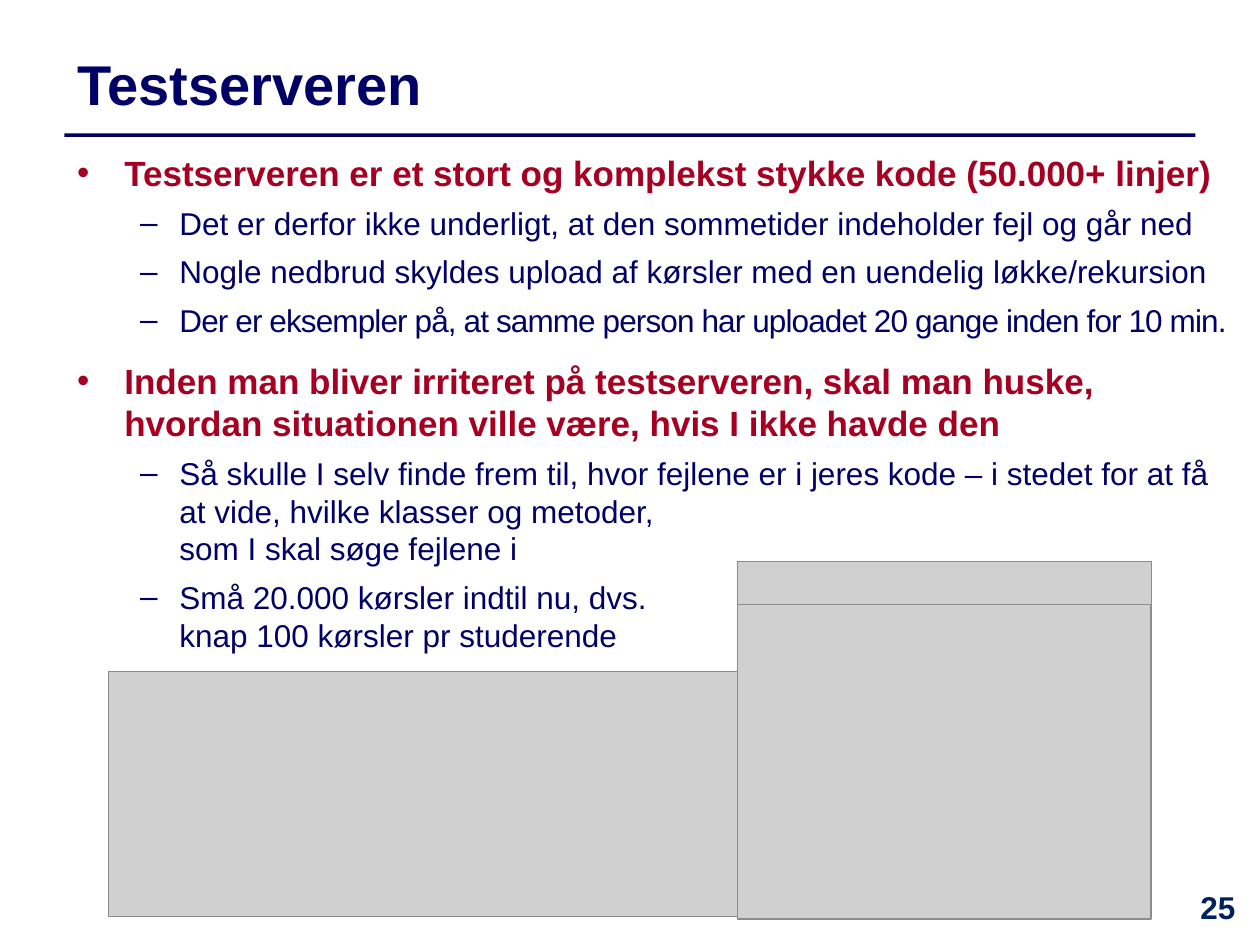
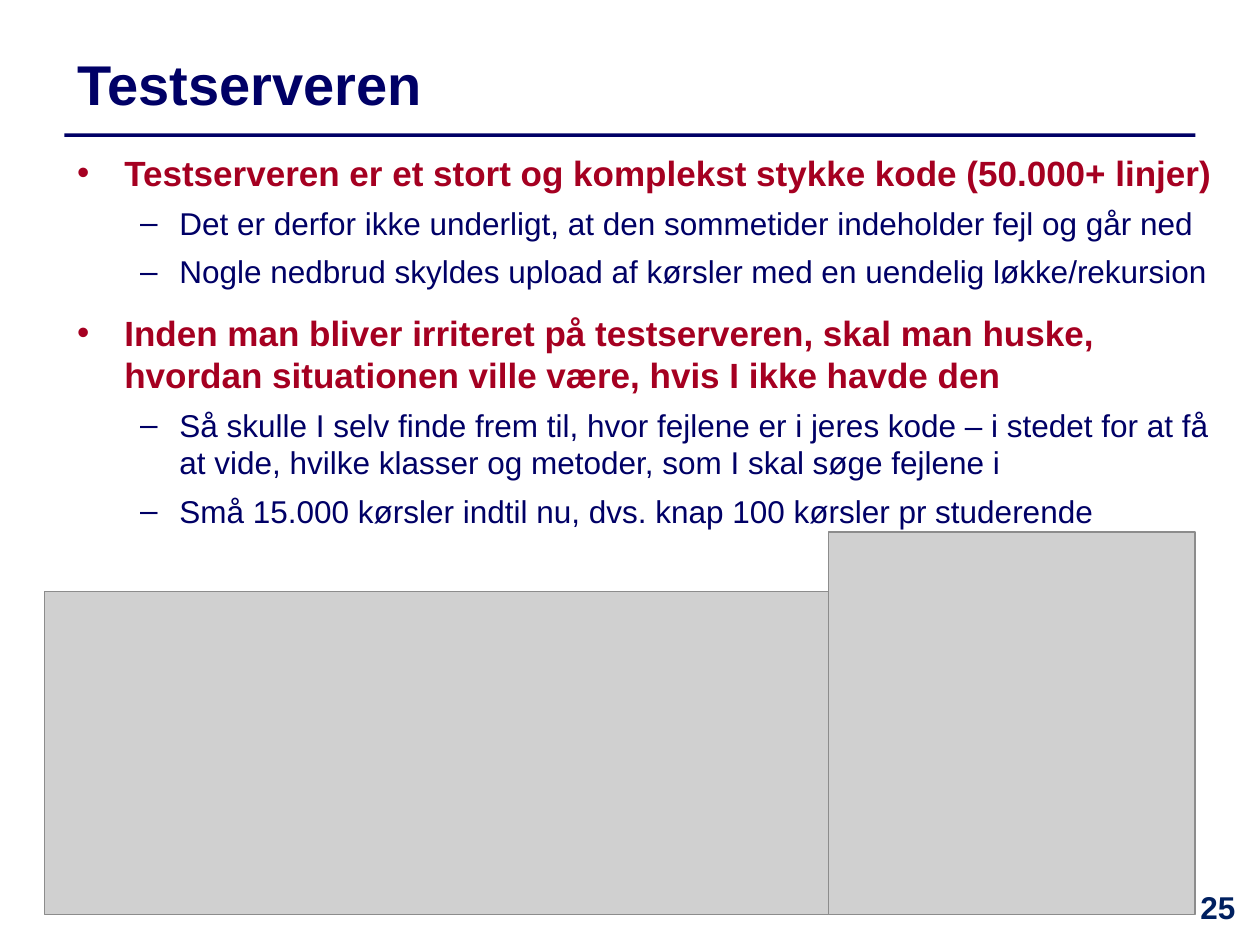
Before and after one commit to IntProgAU/Materiale, a slide deck: slide 25 of web/e21/uge_13/Slides-Uge13.pptx. Drawn at 1260x945 pixels with LibreOffice and Linux fonts; fonts in the diff are those of the drawing; grey boxes stand for pictures. Boxes give left, top, right and bottom in pixels: in the first picture for what was removed or moved away, otherwise in the second. Text is boxed around its words. In the diff, an @@ line names an element or a change of style, - is before the commit and + after.

```diff
--- a/web/e21/uge_13/Slides-Uge13.pptx
+++ b/web/e21/uge_13/Slides-Uge13.pptx
@@ text at [179, 307, 1227, 338]: paragraph removed @@
-  – Der er eksempler på, at samme person har uploadet 20 gange inden for 10 min.
@@ text at [179, 498, 1093, 529]: text changed @@
-  – Små 20.000 kørsler indtil nu, dvs.
-    knap 100 kørsler pr studerende
+  – Små 15.000 kørsler indtil nu, dvs. knap 100 kørsler pr studerende
@@ picture: place and size @@
-picture at [737, 591, 1152, 919]
+picture at [829, 532, 1196, 915]
@@ picture removed at [737, 562, 1152, 605] @@
@@ picture: place and size @@
-picture at [108, 672, 737, 917]
+picture at [44, 591, 833, 915]
```
Also in this commit, not shown: 8 other slides changed, 1 other file.
